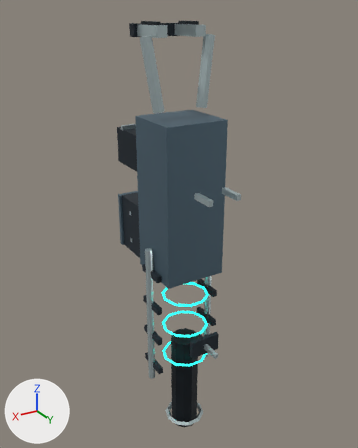
Before and after pictures for a commit that changed the Blender file tools/godot-weapons/blender-art/masters/world-0.blend.
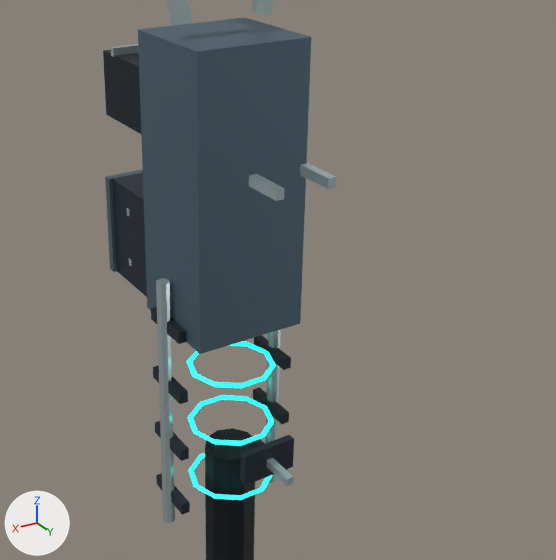
Each version appears first whole from a 50 mm camera at (0.637, 1.039, 0.333) aimed at (-0.029, -0.071, -0.222), and next in a close-up on the part from 17% to 100% of the width and 22% to 89% of the height. Lighting does not change. The marker at lower left points along +X, +Y and +Z. The older version's two pictures come first.

Names of what the first close-up shows: 'barrel-assembly-cavity', 'body-dark', 'body-glow', 'body-light', 'body-rubber', 'body-trim', 'feed-dark', 'feed-light' and 1 more.
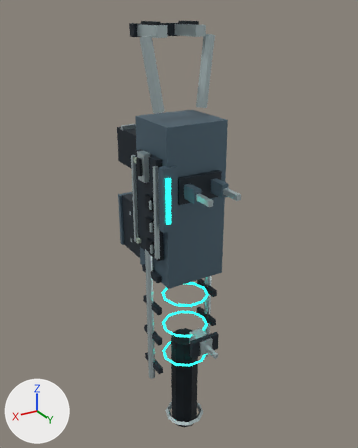
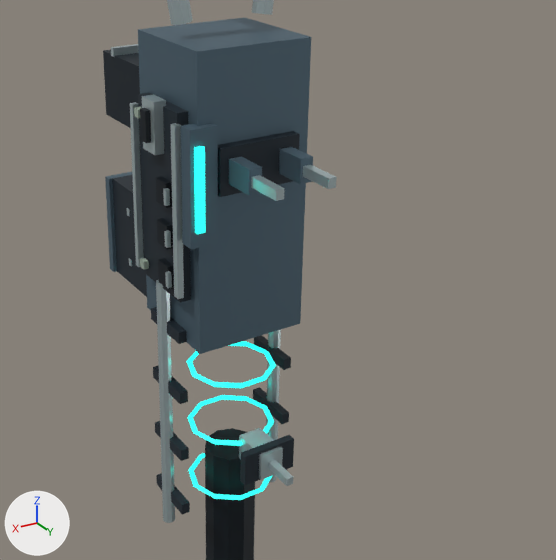
Where the newer file only moved an object's origin or applied its transform, the numbers keep the older frame.

Edits to the bpy script that builds the scene:
```text
Change me_cube_033:
    used by ob_body_light; parent = ob_body; location = (0.0, -0.015, -0.12)
    remove me_cube_033.from_pydata(...)  # 8 vertices, 6 faces; spans x -0.085..0.085, y -0.08..0.08, z -0.21..0.21
    add me_cube_033.from_pydata(...)  # 32 vertices, 24 faces; spans x -0.085..0.103, y -0.08..0.143, z -0.21..0.21
    me_cube_033 part 1: a new loose piece, a box spanning x 0.063..0.103, y 0.068..0.091, z -0.043..0.117, in mat_light (blue #617886)
    me_cube_033 part 2: a new loose piece, a box spanning x -0.049..-0.03, y 0.074..0.143, z 0.038..0.072, in mat_light (blue #617886)
    me_cube_033 part 3: a new loose piece, a box spanning x 0.03..0.049, y 0.074..0.143, z 0.038..0.072, in mat_light (blue #617886)
Change me_cube_034:
    used by ob_body_dark; parent = ob_body; location = (0.0, 0.049, -0.12)
    remove me_cube_034.from_pydata(...)  # 80 vertices, 60 faces; spans x -0.097..0.097, y -0.106..0.069, z -0.509..0.17
    add me_cube_034.from_pydata(...)  # 96 vertices, 72 faces; spans x -0.097..0.102, y -0.116..0.069, z -0.509..0.17
    me_cube_034 part 4: a new loose piece, a box spanning x 0.084..0.102, y -0.116..-0.008, z -0.136..0.13, in mat_dark (dark blue #202b34)
    me_cube_034 part 5: a new loose piece, a box spanning x -0.061..0.061, y 0.015..0.031, z 0.023..0.087, in mat_dark (dark blue #202b34)
Change me_cylinder_007:
    used by ob_body_trim; parent = ob_body; location = (-0.097, -0.018, -0.46); rotation_euler = (0.0, 0.0, -3.142), in degrees (0, 0, -180)
    remove me_cylinder_007.from_pydata(...)  # 168 vertices, 126 faces; spans x -0.204..0.01, y -0.2..0.211, z -0.377..0.763
    add me_cylinder_007.from_pydata(...)  # 216 vertices, 162 faces; spans x -0.211..0.01, y -0.2..0.211, z -0.377..0.763
    me_cylinder_007 part 6: a new loose piece, a box spanning x -0.2055..-0.1965, y -0.0665..-0.0555, z 0.214..0.456, in mat_trim (light grey #c5d6d8)
    me_cylinder_007 part 7: a new loose piece, a box spanning x -0.2065..-0.1975, y 0.0505..0.0595, z 0.214..0.456, in mat_trim (light grey #c5d6d8)
    me_cylinder_007 part 8: a new loose piece, a box spanning x -0.211..-0.205, y -0.048..-0.042, z 0.224..0.246, in mat_trim (light grey #c5d6d8)
    me_cylinder_007 part 9: a new loose piece, a box spanning x -0.211..-0.205, y -0.048..-0.042, z 0.284..0.306, in mat_trim (light grey #c5d6d8)
    me_cylinder_007 part 10: a new loose piece, a box spanning x -0.211..-0.205, y -0.048..-0.042, z 0.344..0.366, in mat_trim (light grey #c5d6d8)
    me_cylinder_007 part 11: a new loose piece, a box spanning x -0.116..-0.079, y -0.142..-0.082, z -0.07..-0.029, in mat_trim (light grey #c5d6d8)
Change me_torus_004:
    used by ob_body_glow; parent = ob_body; location = (0.0, 0.01, -0.6)
    remove me_torus_004.from_pydata(...)  # 120 vertices, 120 faces; spans x -0.068..0.068, y -0.064..0.064, z -0.004..0.205
    add me_torus_004.from_pydata(...)  # 128 vertices, 126 faces; spans x -0.068..0.097, y -0.064..0.073, z -0.004..0.575
    me_torus_004 part 15: a new loose piece, a box spanning x 0.085..0.097, y 0.065..0.073, z 0.4595..0.5745, in mat_glow (cyan #21d9c7, glowing cyan #21d9c7)
Change me_cube_047:
    used by ob_bolt_trim; parent = ob_bolt; location = (0.069, -0.006, -0.135)
    remove me_cube_047.from_pydata(...)  # 8 vertices, 6 faces; spans x -0.0095..0.0095, y -0.017..0.017, z -0.065..0.065
    add me_cube_047.from_pydata(...)  # 16 vertices, 12 faces; spans x -0.0095..0.046, y -0.023..0.017, z -0.065..0.1525
    me_cube_047 part 16: a new loose piece, a box spanning x 0.028..0.046, y -0.023..0.011, z 0.0815..0.1525, in mat_trim (light grey #c5d6d8)
Change me_cube_055:
    used by ob_body_cavity; parent = ob_body; location = (-0.052, -0.065, 0.306)
    remove me_cube_055.from_pydata(...)  # 32 vertices, 24 faces; spans x -0.005..0.128, y -0.038..0.105, z -0.456..0.004
    add me_cube_055.from_pydata(...)  # 56 vertices, 42 faces; spans x -0.006..0.162, y -0.038..0.105, z -0.548..0.005
    me_cube_055 part 12: a new loose piece, a box spanning x 0.152..0.162, y 0.06..0.088, z -0.548..-0.514, in mat_cavity (black #09151d)
    me_cube_055 part 13: a new loose piece, a box spanning x 0.152..0.162, y 0.06..0.088, z -0.488..-0.454, in mat_cavity (black #09151d)
    me_cube_055 part 14: a new loose piece, a box spanning x 0.152..0.162, y 0.06..0.088, z -0.428..-0.394, in mat_cavity (black #09151d)
Add ob_bolt_cavity:
    ob_bolt_cavity = bpy.data.objects.new('bolt-cavity', me_cube_081)  # a box spanning x -0.0035..0.0035, y -0.0075..0.0075, z -0.0215..0.0215; in mat_cavity (black #09151d)
    ob_bolt_cavity.parent = ob_bolt
    ob_bolt_cavity.location = (0.119, -0.012, -0.017)
Add ob_body_ceramic:
    ob_body_ceramic = bpy.data.objects.new('body-ceramic', me_cube_063)  # a box spanning x -0.004..0.004, y -0.006..0.006, z -0.006..0.006; a box spanning x -0.004..0.004, y -0.006..0.006, z 0.217..0.229; in mat_ceramic (grey #a8b9aa)
    ob_body_ceramic.parent = ob_body
    ob_body_ceramic.location = (0.107, -0.055, -0.235)
```

Boxes [x1, y1, x2, y2] around the edits, measured in the close-ups (556 x 560 px):
'body-light', reshaped: before [138, 18, 311, 354]; after [138, 18, 313, 354]
'body-dark', reshaped: before [151, 307, 294, 515]; after [138, 92, 300, 515]
'bolt-cavity', added: after [140, 108, 151, 143]
'body-ceramic', added: after [134, 107, 149, 269]
part 1 of me_cube_033, added (blue): after [180, 123, 218, 250]
part 2 of me_cube_033, added (blue): after [279, 147, 313, 184]
part 3 of me_cube_033, added (blue): after [229, 156, 262, 195]
part 4 of me_cube_034, added (dark blue): after [138, 92, 191, 303]
part 5 of me_cube_034, added (dark blue): after [218, 131, 300, 197]
part 6 of me_cylinder_007, added: after [171, 123, 184, 299]
part 7 of me_cylinder_007, added: after [130, 102, 144, 267]
part 8 of me_cylinder_007, added: after [165, 271, 172, 288]
part 9 of me_cylinder_007, added: after [164, 230, 171, 248]
part 10 of me_cylinder_007, added: after [163, 188, 170, 206]
part 11 of me_cylinder_007, added: after [239, 428, 283, 480]
part 12 of me_cube_055, added: after [158, 258, 174, 289]
part 13 of me_cube_055, added: after [157, 218, 173, 249]
part 14 of me_cube_055, added: after [156, 176, 172, 208]
part 15 of me_torus_004, added (cyan): after [194, 146, 206, 234]
part 16 of me_cube_047, added: after [142, 94, 166, 155]
